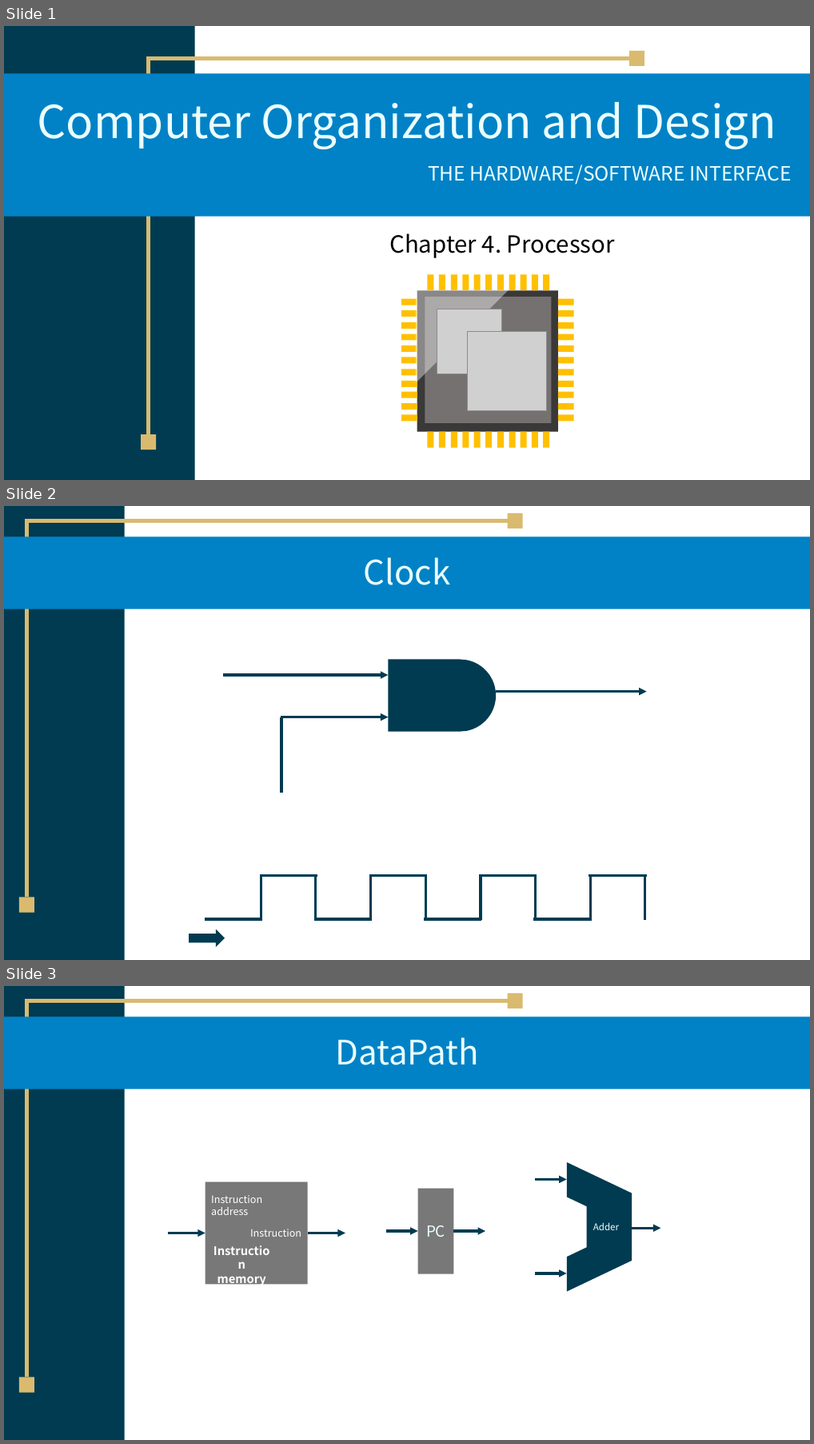
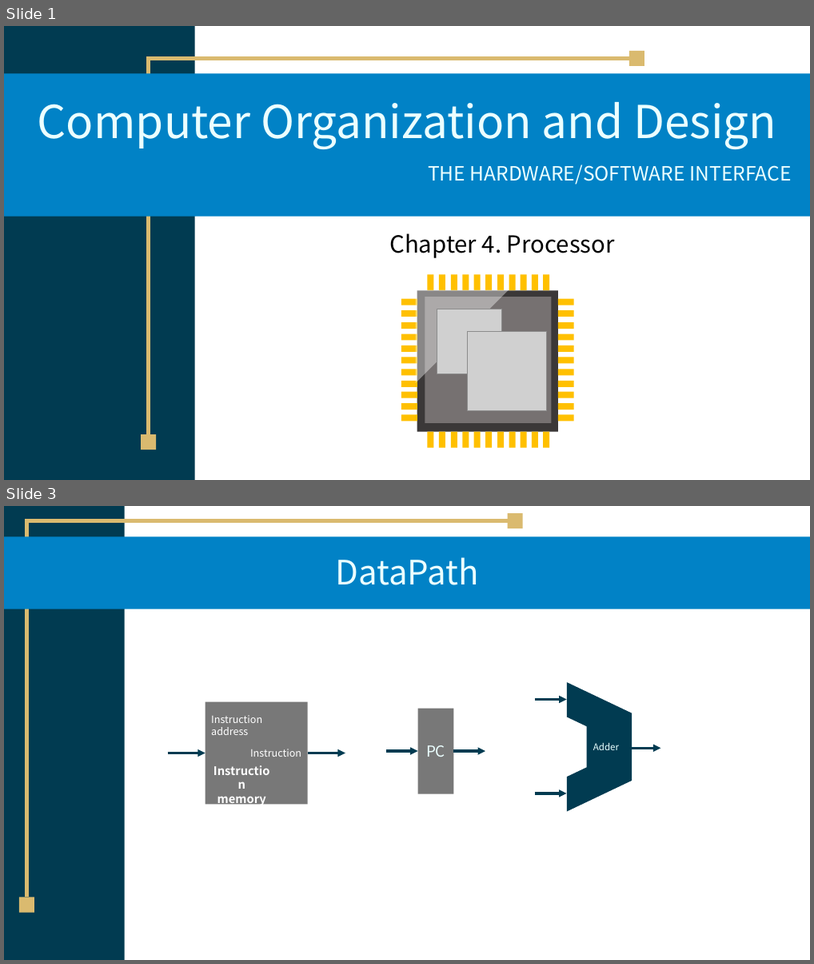
Before and after one commit to TikaWorld/EZ-Study, a slide deck: ComputerOrganization/Chapter4.pptx. Shown one above the other, each under a label of ours: slides 1, 2 and 3 before the commit, slides 1 and 3 after it; the slides between them are not shown. The pictures are 814x1444 and 814x964 pixels, drawn with LibreOffice and Linux fonts; fonts in the diff are those of the drawing; grey boxes stand for pictures. Boxes give left, top, right and bottom in pixels: in the first picture for what was removed or moved away, otherwise in the second. Text is boxed around its words. In the diff, an @@ line names an element or a change of style, - is before the commit and + after.

```diff
--- a/ComputerOrganization/Chapter4.pptx
+++ b/ComputerOrganization/Chapter4.pptx
@@ slide 2 removed at <box>4,506,810,960</box>, background #FFFFFF @@
@@ rectangle removed at <box>4,506,124,960</box> @@
@@ rectangle removed at <box>4,537,810,609</box> @@
@@ title removed at <box>364,557,451,585</box> @@
-Clock
@@ freeform shape removed at <box>388,659,496,731</box> @@
@@ arrow removed from (223, 675) to (388, 675) @@
@@ arrow removed from (497, 691) to (647, 691) @@
@@ arrow removed from (281, 717) to (388, 717) @@
@@ line removed from (282, 717) to (282, 792) @@
@@ lightning bolt removed at <box>254,792,308,847</box> @@
@@ group removed at <box>204,875,647,920</box>: 16 lines @@
@@ group removed at <box>19,513,523,912</box>: 2 lines, 2 rectangles @@
@@ right arrow removed at <box>189,929,225,947</box> @@
```
Also in this commit, not shown: 1 slide added.
